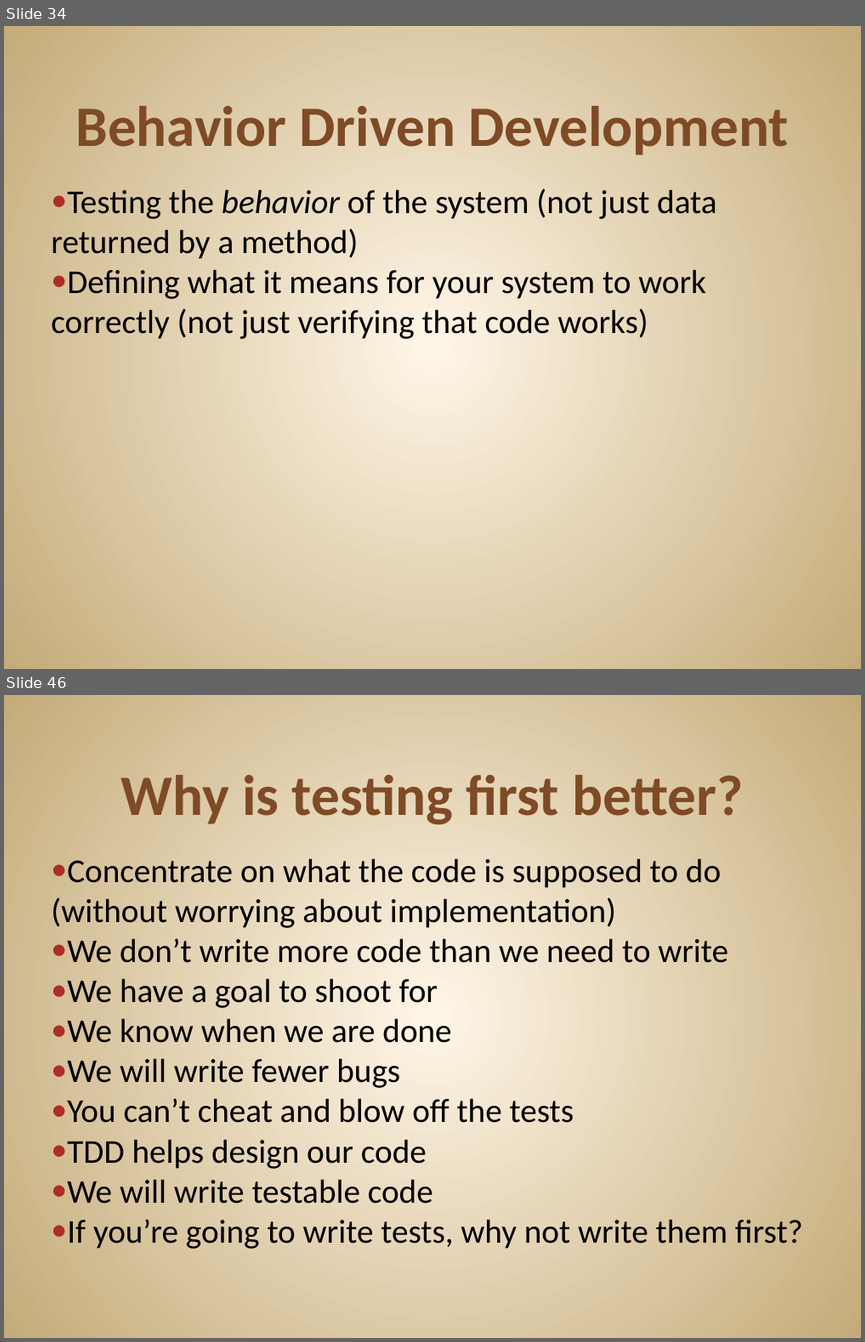
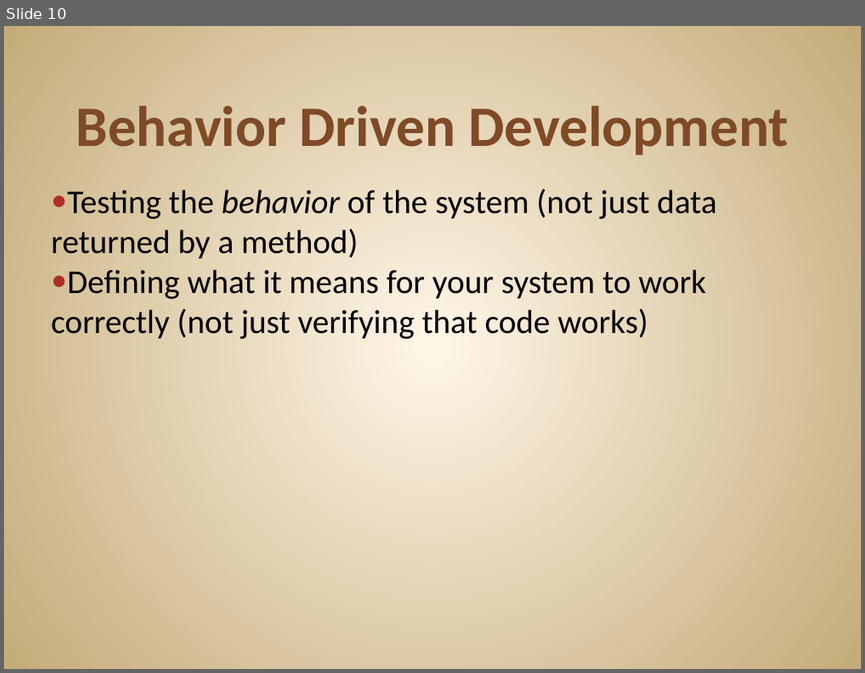
Before and after one commit to JonKruger/TDD-In-Action, a slide deck: TDD In Action.pptx. Shown one above the other, each under a label of ours: slides 34 and 46 before the commit, slide 10 after it; the slides between them are not shown. The pictures are 865x1342 and 865x673 pixels, drawn with LibreOffice and Linux fonts; fonts in the diff are those of the drawing. Boxes give left, top, right and bottom in pixels: in the first picture for what was removed or moved away, otherwise in the second. Text is boxed around its words. In the diff, an @@ line names an element or a change of style, - is before the commit and + after.

```diff
--- a/TDD In Action.pptx
+++ b/TDD In Action.pptx
@@ slide 46 removed at (4, 695, 861, 1338), background gradient #FFF7E8 to #C4AA7A @@
@@ title removed at (121, 775, 743, 825) @@
-Why is testing first better?
@@ text removed at (51, 858, 803, 1248) @@
-● Concentrate on what the code is supposed to do (without worrying about implementation)
-● We don’t write more code than we need to write
-● We have a goal to shoot for
-● We know when we are done
-● We will write fewer bugs
-● You can’t cheat and blow off the tests
-● TDD helps design our code
-● We will write testable code
-● If you’re going to write tests, why not write them first?
@@ what was slide 34 is now slide 10 @@
```
Also in this commit, not shown: 4 slides changed, 2 slides added, 21 other slides removed.
